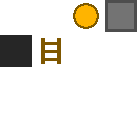
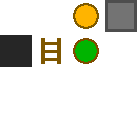
Layers edited between the first and the second 137x137 image:
added layer "Goblin" above "TextureAtlas" over [73, 38, 99, 64]
